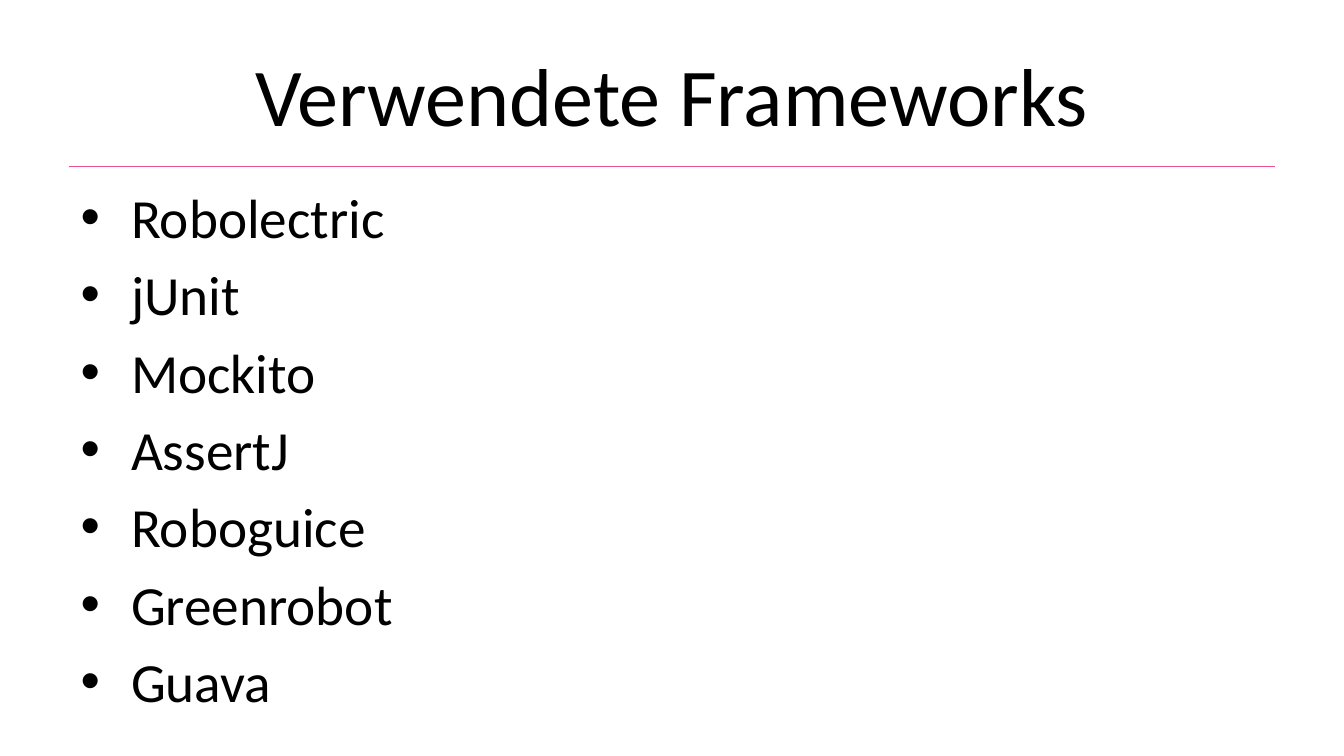
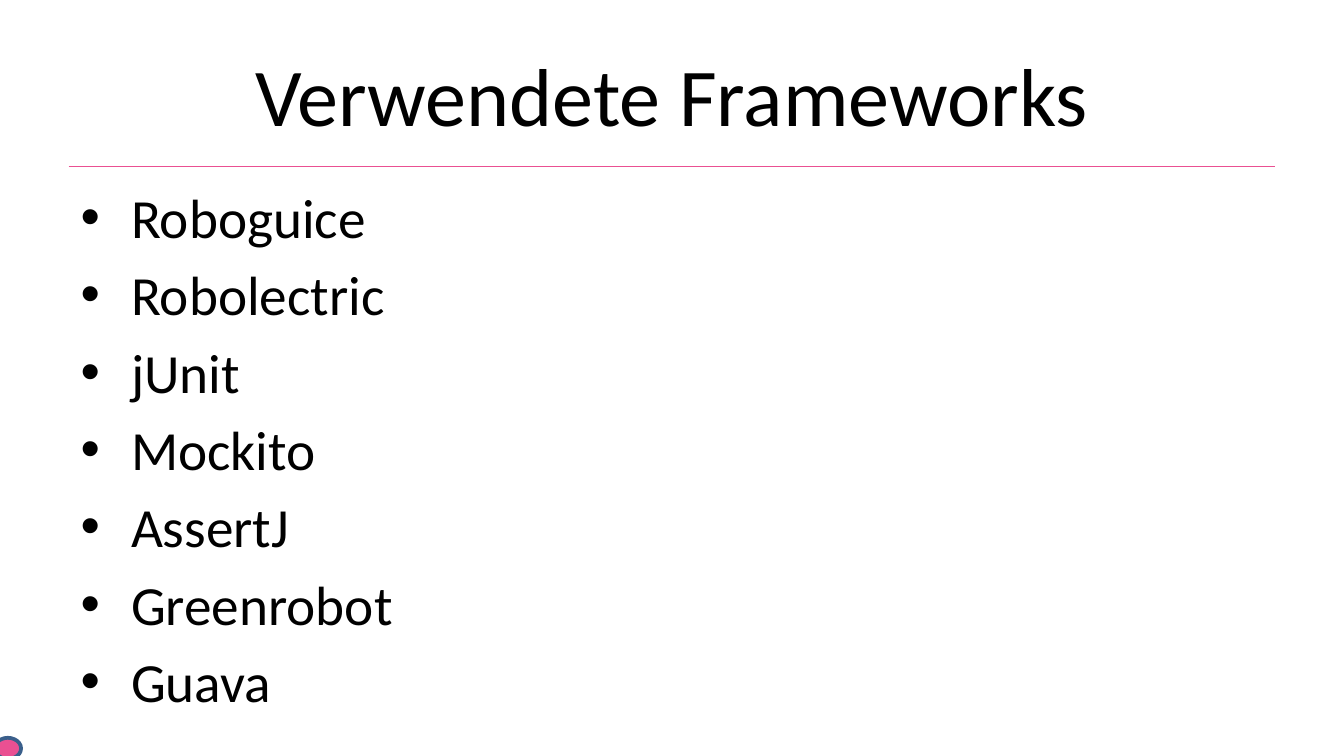
Before and after one commit to He1md4ll/MobileMeshViewer, a slide deck: slide 9 of docs/mobile_meshviewer_praezi.pptx (slide 6 before the commit). Drawn at 1344x756 pixels with LibreOffice and Linux fonts; fonts in the diff are those of the drawing; background and template pictures are left out. Boxes give left, top, right and bottom in pixels: in the first picture for what was removed or moved away, otherwise in the second. Text is boxed around its words. In the diff, an @@ line names an element or a change of style, - is before the commit and + after.

```diff
--- a/docs/mobile_meshviewer_praezi.pptx
+++ b/docs/mobile_meshviewer_praezi.pptx
@@ text at box(131, 199, 366, 248): paragraph added @@
+• Roboguice
@@ text at box(131, 508, 366, 557): paragraph removed @@
-• Roboguice
@@ ellipse added at box(0, 738, 22, 756), fill #EA5092, outline #3A5F8C 2 pt @@
```
Also in this commit, not shown: 10 other slides changed, 5 slides added.
